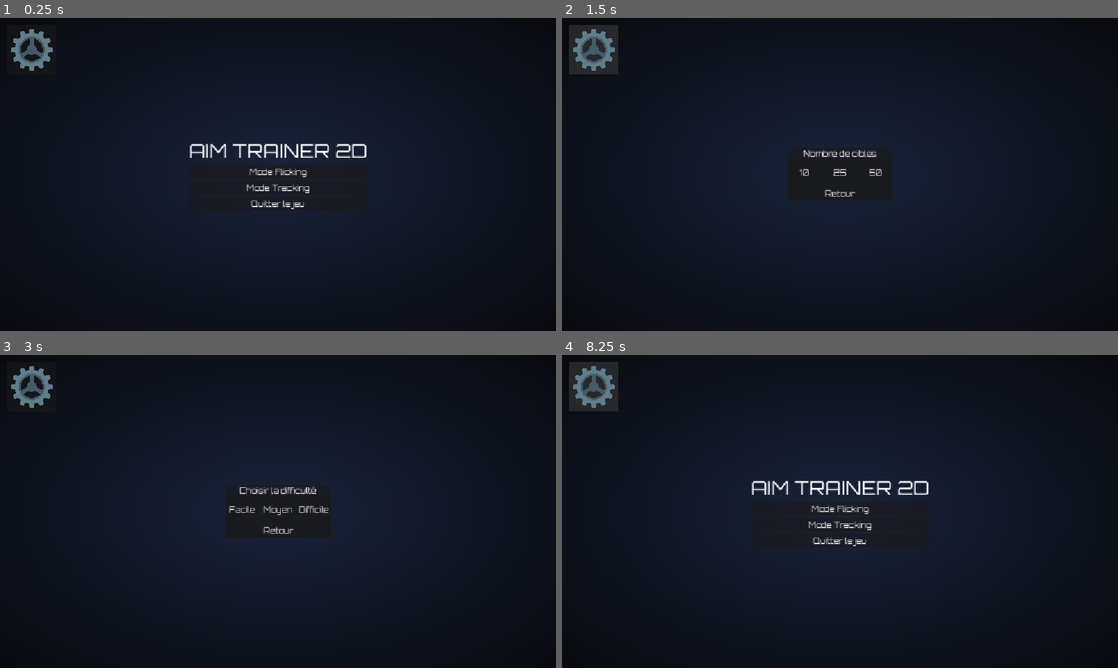
Above: before the commit, frames 1-4 (two rows, left to right).
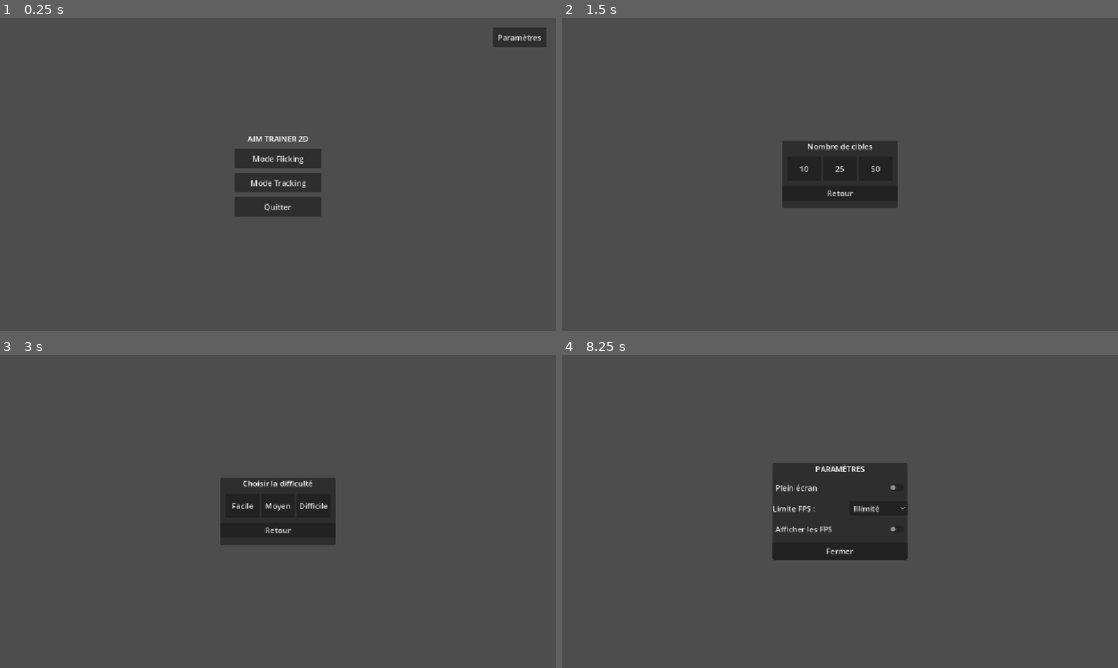
Above: after the commit, the same moments.

Repository: enflak3/trace-x
Game: Godot game, scene res://main_menu.tscn
The game is run twice, just before and just after one commit, with the same random seed, the same clock (stepped at 60 frames per second) and the same inputs.
Inputs (mouse positions are in pixels of both pictures, inside the frame that each line leads up to; where the layout moved, square brackets give the same spot in the first picture):
- Up to frame 1 (0.25 s): no input
- Up to frame 2 (1.5 s): click "Mode Flicking" at 0.5 s; click (595, 49) at 1.27 s
- Up to frame 3 (3 s): click "Retour" at 2 s; click "Mode Tracking" at 2.75 s
- Up to frame 4 (8.25 s): click "Facile" at 3.5 s; tap Enter at 4.25, 6.5 s; move the mouse to (840, 511) at 4.27 s; click (840, 511) at 4.42 s; tap Space at 5 s; move the mouse to (728, 527) at 5.02 s; click (728, 527) at 5.17 s; move the mouse to (895, 442) at 5.77 s; click (895, 442) at 5.92 s; move the mouse to (812, 574) at 6.52 s; click (812, 574) at 6.67 s; move the mouse to (1006, 558) at 7.27 s; click (1006, 558) at 7.42 s; tap Escape (ui_cancel) at 7.9 s; click (1079, 373) [595, 386] at 8 s

The runs differ from the first frame. In frame 1, 98% of the frame differs, in the area x 0-100%, y 0-100%; in frame 2, 96%; in frame 3, 96%; in frame 4, 94%.

Commit message:
restauration du panneau des paramètres et du bouton quitter
- Correction des chemins d'accès des nœuds et réorganisation de la hiérarchie dans main_menu.tscn pour séparer les éléments du panneau des paramètres.
- Mise à jour des types de nœuds (OptionButton et CheckButton) et des types statiques dans main_menu.gd.
- Rétablissement des connexions de signaux pour le bouton Quitter et l'affichage des options (plein écran, limite et affichage des FPS).

Diff:
--- a/main_menu.gd
+++ b/main_menu.gd
@@ -4,62 +4,150 @@
 @onready var main_vbox: VBoxContainer = $VBoxContainer
 @onready var btn_flick: Button = $VBoxContainer/BtnFlick
 @onready var btn_tracking: Button = $VBoxContainer/BtnTracking
+@onready var btn_settings: Button = $BtnSettings
+@onready var btn_quit: Button = $VBoxContainer/BtnQuit
 
-# Sélecteur de cibles Flick
+# Sélecteur Flick
 @onready var flick_panel: PanelContainer = $FlickSelectPanel
 @onready var btn_10: Button = $FlickSelectPanel/VBoxContainer/HBoxContainer/Btn10
 @onready var btn_25: Button = $FlickSelectPanel/VBoxContainer/HBoxContainer/Btn25
 @onready var btn_50: Button = $FlickSelectPanel/VBoxContainer/HBoxContainer/Btn50
 @onready var btn_back_flick: Button = $FlickSelectPanel/VBoxContainer/BtnBack
 
-# Sélecteur de difficulté Tracking
+# Sélecteur Tracking
 @onready var tracking_panel: PanelContainer = $TrackingSelectPanel
 @onready var btn_easy: Button = $TrackingSelectPanel/VBoxContainer/HBoxContainer/BtnEasy
 @onready var btn_medium: Button = $TrackingSelectPanel/VBoxContainer/HBoxContainer/BtnMedium
 @onready var btn_hard: Button = $TrackingSelectPanel/VBoxContainer/HBoxContainer/BtnHard
 @onready var btn_back_tracking: Button = $TrackingSelectPanel/VBoxContainer/BtnBack
 
+# Panneau Paramètres
+@onready var settings_panel: PanelContainer = $SettingsPanel
+@onready var check_fullscreen: BaseButton = $SettingsPanel/VBoxContainer/CheckFullscreen
+@onready var btn_fps_limit: OptionButton = $SettingsPanel/VBoxContainer/HBoxContainer/BtnFPSLimit
+@onready var btn_show_fps: BaseButton = $SettingsPanel/VBoxContainer/BtnShowFPS
+@onready var btn_close: Button = $SettingsPanel/VBoxContainer/BtnClose
+
+var fps_values: Array[int] = [0, 30, 60, 120, 144, 165, 240, 360]
+
 func _ready() -> void:
+	# Fallback si BtnQuit ou BtnSettings ont été placés ailleurs
+	if not btn_settings:
+		btn_settings = get_node_or_null("VBoxContainer/BtnSettings")
+	if not btn_quit:
+		btn_quit = get_node_or_null("BtnQuit")
+
 	flick_panel.visible = false
 	tracking_panel.visible = false
+	settings_panel.visible = false
 
-	# Connexions boutons du menu
+	# Connexions du menu principal
 	btn_flick.pressed.connect(_on_flick_pressed)
 	btn_tracking.pressed.connect(_on_tracking_pressed)
+	if btn_settings:
+		btn_settings.pressed.connect(_on_settings_pressed)
+	if btn_quit:
+		btn_quit.pressed.connect(func(): get_tree().quit())
 
-	# Connexions sélecteur de cibles Flick
+	# Connexions Flick
 	btn_10.pressed.connect(func(): _start_flick(10))
 	btn_25.pressed.connect(func(): _start_flick(25))
 	btn_50.pressed.connect(func(): _start_flick(50))
 	btn_back_flick.pressed.connect(_on_back_from_flick)
 
-	# Connexions sélecteur de difficulté Tracking
+	# Connexions Tracking
 	btn_easy.pressed.connect(func(): _start_tracking("easy"))
 	btn_medium.pressed.connect(func(): _start_tracking("medium"))
 	btn_hard.pressed.connect(func(): _start_tracking("hard"))
 	btn_back_tracking.pressed.connect(_on_back_from_tracking)
 
-# --- Navigation Flick ---
+	_setup_settings_ui()
+
+func _setup_settings_ui() -> void:
+	# 1. Plein écran
+	var mode = DisplayServer.window_get_mode()
+	check_fullscreen.button_pressed = (
+		mode == DisplayServer.WINDOW_MODE_FULLSCREEN or
+		mode == DisplayServer.WINDOW_MODE_EXCLUSIVE_FULLSCREEN
+	)
+	check_fullscreen.toggled.connect(_on_fullscreen_toggled)
+
+	# 2. Liste déroulante Limite FPS
+	btn_fps_limit.clear()
+	btn_fps_limit.add_item("Illimité")
+	btn_fps_limit.add_item("30 FPS")
+	btn_fps_limit.add_item("60 FPS")
+	btn_fps_limit.add_item("120 FPS")
+	btn_fps_limit.add_item("144 FPS")
+	btn_fps_limit.add_item("165 FPS")
+	btn_fps_limit.add_item("240 FPS")
+	btn_fps_limit.add_item("360 FPS")
+
+	var current_fps = Engine.max_fps
+	var idx = fps_values.find(current_fps)
+	btn_fps_limit.selected = idx if idx != -1 else 0
+	btn_fps_limit.item_selected.connect(_on_fps_selected)
+
+	# 3. Afficher les FPS
+	btn_show_fps.button_pressed = Sessionmanager.show_fps
+	btn_show_fps.toggled.connect(_on_show_fps_toggled)
+
+	# 4. Bouton Fermer
+	btn_close.pressed.connect(_on_close_settings_pressed)
+
+# --- Actions Paramètres ---
+func _on_fullscreen_toggled(toggled_on: bool) -> void:
+	if toggled_on:
+		DisplayServer.window_set_mode(DisplayServer.WINDOW_MODE_FULLSCREEN)
+	else:
+		DisplayServer.window_set_mode(DisplayServer.WINDOW_MODE_WINDOWED)
+
+func _on_fps_selected(index: int) -> void:
+	Sessionmanager.set_fps_limit(fps_values[index])
+
+func _on_show_fps_toggled(toggled_on: bool) -> void:
+	Sessionmanager.set_fps_display(toggled_on)
+
+# --- Navigation ---
+func _on_settings_pressed() -> void:
+	main_vbox.visible = false
+	if btn_settings:
+		btn_settings.visible = false
+	settings_panel.visible = true
+
+func _on_close_settings_pressed() -> void:
+	settings_panel.visible = false
+	main_vbox.visible = true
+	if btn_settings:
+		btn_settings.visible = true
+
 func _on_flick_pressed() -> void:
 	main_vbox.visible = false
+	if btn_settings:
+		btn_settings.visible = false
 	flick_panel.visible = true
 
 func _on_back_from_flick() -> void:
 	flick_panel.visible = false
 	main_vbox.visible = true
+	if btn_settings:
+		btn_settings.visible = true
 
 func _start_flick(count: int) -> void:
 	Sessionmanager.target_count_setting = count
 	get_tree().change_scene_to_file("res://Main.tscn")
 
-# --- Navigation Tracking ---
 func _on_tracking_pressed() -> void:
 	main_vbox.visible = false
+	if btn_settings:
+		btn_settings.visible = false
 	tracking_panel.visible = true
 
 func _on_back_from_tracking() -> void:
 	tracking_panel.visible = false
 	main_vbox.visible = true
+	if btn_settings:
+		btn_settings.visible = true
 
 func _start_tracking(difficulty: String) -> void:
 	Sessionmanager.tracking_difficulty = difficulty
--- a/main_menu.tscn
+++ b/main_menu.tscn
@@ -1,17 +1,6 @@
 [gd_scene format=3 uid="uid://cs4vtsvd807ms"]
 
 [ext_resource type="Script" uid="uid://c614wg7dau8a8" path="res://main_menu.gd" id="1_06t4h"]
-[ext_resource type="Texture2D" uid="uid://daryke23gue0j" path="res://gear-removebg-preview.png" id="2_7vrkn"]
-[ext_resource type="FontFile" uid="uid://dk4gl5munqf24" path="res://Orbitron-VariableFont_wght.ttf" id="2_fu7sn"]
-
-[sub_resource type="Gradient" id="Gradient_jsphu"]
-colors = PackedColorArray(0.101960786, 0.13725491, 0.22745098, 1, 0.03137255, 0.039215688, 0.05882353, 1)
-
-[sub_resource type="GradientTexture2D" id="GradientTexture2D_44saq"]
-gradient = SubResource("Gradient_jsphu")
-fill = 1
-fill_from = Vector2(0.5, 0.5)
-fill_to = Vector2(1, 1)
 
 [node name="MainMenu" type="Control"]
 layout_mode = 3
@@ -22,63 +11,54 @@
 grow_vertical = 2
 script = ExtResource("1_06t4h")
 
-[node name="TextureRect" type="TextureRect" parent="." unique_id=449185307]
-layout_mode = 1
-anchors_preset = 15
+[node name="VBoxContainer" type="VBoxContainer" parent="."]
+layout_mode = 1
+anchors_preset = 8
+anchor_left = 0.5
+anchor_top = 0.5
+anchor_right = 0.5
+anchor_bottom = 0.5
+offset_left = -90.0
+offset_top = -80.0
+offset_right = 90.0
+offset_bottom = 80.0
+grow_horizontal = 2
+grow_vertical = 2
+theme_override_constants/separation = 10
+
+[node name="Label" type="Label" parent="VBoxContainer"]
+layout_mode = 2
+text = "AIM TRAINER 2D"
+horizontal_alignment = 1
+
+[node name="BtnFlick" type="Button" parent="VBoxContainer"]
+custom_minimum_size = Vector2(180, 40)
+layout_mode = 2
+text = "Mode Flicking"
+
+[node name="BtnTracking" type="Button" parent="VBoxContainer"]
+custom_minimum_size = Vector2(180, 40)
+layout_mode = 2
+text = "Mode Tracking"
+
+[node name="BtnQuit" type="Button" parent="VBoxContainer"]
+custom_minimum_size = Vector2(180, 40)
+layout_mode = 2
+text = "Quitter"
+
+[node name="BtnSettings" type="Button" parent="."]
+layout_mode = 1
+anchors_preset = 1
+anchor_left = 1.0
 anchor_right = 1.0
-anchor_bottom = 1.0
-grow_horizontal = 2
-grow_vertical = 2
-texture = SubResource("GradientTexture2D_44saq")
-
-[node name="VBoxContainer" type="VBoxContainer" parent="." unique_id=86355285]
-layout_mode = 1
-anchors_preset = 8
-anchor_left = 0.5
-anchor_top = 0.5
-anchor_right = 0.5
-anchor_bottom = 0.5
-offset_left = -4.0
-offset_top = -23.5
-offset_right = 4.0
-offset_bottom = 23.5
-grow_horizontal = 2
-grow_vertical = 2
-
-[node name="Label" type="Label" parent="VBoxContainer"]
-layout_mode = 2
-theme_override_fonts/font = ExtResource("2_fu7sn")
-theme_override_font_sizes/font_size = 40
-text = "AIM TRAINER 2D"
-horizontal_alignment = 1
-
-[node name="BtnFlick" type="Button" parent="VBoxContainer"]
-layout_mode = 2
-theme_override_fonts/font = ExtResource("2_fu7sn")
-text = "Mode Flicking"
-
-[node name="BtnTracking" type="Button" parent="VBoxContainer"]
-layout_mode = 2
-theme_override_fonts/font = ExtResource("2_fu7sn")
-text = "Mode Tracking"
-
-[node name="BtnQuit" type="Button" parent="VBoxContainer" unique_id=2017787268]
-layout_mode = 2
-theme_override_fonts/font = ExtResource("2_fu7sn")
-text = "Quitter le jeu"
-
-[node name="BtnSettings" type="Button" parent="." unique_id=832547318]
-layout_mode = 1
-offset_left = 15.0
-offset_top = 15.0
-offset_right = 523.0
-offset_bottom = 523.0
-scale = Vector2(0.2, 0.2)
-offset_transform_enabled = true
-theme_override_fonts/font = ExtResource("2_fu7sn")
-icon = ExtResource("2_7vrkn")
-
-[node name="FlickSelectPanel" type="PanelContainer" parent="." unique_id=943096321]
+offset_left = -130.0
+offset_top = 20.0
+offset_right = -20.0
+offset_bottom = 60.0
+grow_horizontal = 0
+text = "Paramètres"
+
+[node name="FlickSelectPanel" type="PanelContainer" parent="."]
 visible = false
 layout_mode = 1
 anchors_preset = 8
@@ -86,46 +66,43 @@
 anchor_top = 0.5
 anchor_right = 0.5
 anchor_bottom = 0.5
-offset_left = -20.0
-offset_top = -20.0
-offset_right = 20.0
-offset_bottom = 20.0
+offset_left = -120.0
+offset_top = -70.0
+offset_right = 120.0
+offset_bottom = 70.0
 grow_horizontal = 2
 grow_vertical = 2
 
 [node name="VBoxContainer" type="VBoxContainer" parent="FlickSelectPanel"]
 layout_mode = 2
+theme_override_constants/separation = 10
 
 [node name="Nombre de cibles" type="Label" parent="FlickSelectPanel/VBoxContainer"]
 layout_mode = 2
-theme_override_fonts/font = ExtResource("2_fu7sn")
 text = "Nombre de cibles"
 horizontal_alignment = 1
 
 [node name="HBoxContainer" type="HBoxContainer" parent="FlickSelectPanel/VBoxContainer"]
 layout_mode = 2
+alignment = 1
 
 [node name="Btn10" type="Button" parent="FlickSelectPanel/VBoxContainer/HBoxContainer"]
 custom_minimum_size = Vector2(70, 50)
 layout_mode = 2
-theme_override_fonts/font = ExtResource("2_fu7sn")
 text = "10"
 
 [node name="Btn25" type="Button" parent="FlickSelectPanel/VBoxContainer/HBoxContainer"]
 custom_minimum_size = Vector2(70, 50)
 layout_mode = 2
-theme_override_fonts/font = ExtResource("2_fu7sn")
 text = "25"
 
 [node name="Btn50" type="Button" parent="FlickSelectPanel/VBoxContainer/HBoxContainer"]
 custom_minimum_size = Vector2(70, 50)
 layout_mode = 2
-theme_override_fonts/font = ExtResource("2_fu7sn")
 text = "50"
 
 [node name="BtnBack" type="Button" parent="FlickSelectPanel/VBoxContainer"]
 layout_mode = 2
-theme_override_fonts/font = ExtResource("2_fu7sn")
 text = "Retour"
 
 [node name="TrackingSelectPanel" type="PanelContainer" parent="."]
@@ -136,94 +113,91 @@
 anchor_top = 0.5
 anchor_right = 0.5
 anchor_bottom = 0.5
-offset_left = -20.0
-offset_top = -20.0
-offset_right = 20.0
-offset_bottom = 20.0
+offset_left = -120.0
+offset_top = -70.0
+offset_right = 120.0
+offset_bottom = 70.0
 grow_horizontal = 2
 grow_vertical = 2
 
 [node name="VBoxContainer" type="VBoxContainer" parent="TrackingSelectPanel"]
 layout_mode = 2
+theme_override_constants/separation = 10
 
 [node name="Choisir la difficulte" type="Label" parent="TrackingSelectPanel/VBoxContainer"]
 layout_mode = 2
-theme_override_fonts/font = ExtResource("2_fu7sn")
 text = "Choisir la difficulté"
 horizontal_alignment = 1
 
 [node name="HBoxContainer" type="HBoxContainer" parent="TrackingSelectPanel/VBoxContainer"]
 layout_mode = 2
+alignment = 1
 
 [node name="BtnEasy" type="Button" parent="TrackingSelectPanel/VBoxContainer/HBoxContainer"]
 custom_minimum_size = Vector2(70, 50)
 layout_mode = 2
-theme_override_fonts/font = ExtResource("2_fu7sn")
 text = "Facile"
 
 [node name="BtnMedium" type="Button" parent="TrackingSelectPanel/VBoxContainer/HBoxContainer"]
 custom_minimum_size = Vector2(70, 50)
 layout_mode = 2
-theme_override_fonts/font = ExtResource("2_fu7sn")
 text = "Moyen"
 
 [node name="BtnHard" type="Button" parent="TrackingSelectPanel/VBoxContainer/HBoxContainer"]
 custom_minimum_size = Vector2(70, 50)
 layout_mode = 2
-theme_override_fonts/font = ExtResource("2_fu7sn")
 text = "Difficile"
 
 [node name="BtnBack" type="Button" parent="TrackingSelectPanel/VBoxContainer"]
 layout_mode = 2
-theme_override_fonts/font = ExtResource("2_fu7sn")
 text = "Retour"
 
-[node name="SettingsPanel" type="PanelContainer" parent="." unique_id=117764600]
+[node name="SettingsPanel" type="PanelContainer" parent="."]
 visible = false
-layout_mode = 1
-anchors_preset = 8
-anchor_left = 0.5
-anchor_top = 0.5
-anchor_right = 0.5
-anchor_bottom = 0.5
-offset_left = -20.0
-offset_top = -20.0
-offset_right = 20.0
-offset_bottom = 20.0
+custom_minimum_size = Vector2(280, 200)
+layout_mode = 1
+anchors_preset = 8
+anchor_left = 0.5
+anchor_top = 0.5
+anchor_right = 0.5
+anchor_bottom = 0.5
+offset_left = -140.0
+offset_top = -100.0
+offset_right = 140.0
+offset_bottom = 100.0
 grow_horizontal = 2
 grow_vertical = 2
 
 [node name="VBoxContainer" type="VBoxContainer" parent="SettingsPanel"]
 layout_mode = 2
+theme_override_constants/separation = 12
 
 [node name="Label" type="Label" parent="SettingsPanel/VBoxContainer"]
 layout_mode = 2
-theme_override_fonts/font = ExtResource("2_fu7sn")
 text = "PARAMÈTRES"
 horizontal_alignment = 1
 
-[node name="CheckFullscreen" type="CheckButton" parent="SettingsPanel/VBoxContainer" unique_id=1894645687]
-layout_mode = 2
-theme_override_fonts/font = ExtResource("2_fu7sn")
+[node name="CheckFullscreen" type="CheckButton" parent="SettingsPanel/VBoxContainer"]
+layout_mode = 2
 text = "Plein écran"
 
-[node name="HBoxContainer" type="HBoxContainer" parent="SettingsPanel/VBoxContainer" unique_id=343986641]
-layout_mode = 2
-
-[node name="BtnFPSLimit" type="Button" parent="SettingsPanel/VBoxContainer/HBoxContainer"]
-layout_mode = 2
-theme_override_fonts/font = ExtResource("2_fu7sn")
-text = "Limite FPS : "
-
-[node name="BtnShowFPS" type="Button" parent="SettingsPanel/VBoxContainer/HBoxContainer"]
-layout_mode = 2
-theme_override_fonts/font = ExtResource("2_fu7sn")
+[node name="HBoxContainer" type="HBoxContainer" parent="SettingsPanel/VBoxContainer"]
+layout_mode = 2
+
+[node name="Label" type="Label" parent="SettingsPanel/VBoxContainer/HBoxContainer"]
+layout_mode = 2
+size_flags_horizontal = 3
+text = "Limite FPS :"
+
+[node name="BtnFPSLimit" type="OptionButton" parent="SettingsPanel/VBoxContainer/HBoxContainer"]
+custom_minimum_size = Vector2(120, 0)
+layout_mode = 2
+
+[node name="BtnShowFPS" type="CheckButton" parent="SettingsPanel/VBoxContainer"]
+layout_mode = 2
 text = "Afficher les FPS"
 
 [node name="BtnClose" type="Button" parent="SettingsPanel/VBoxContainer"]
-layout_mode = 2
-theme_override_fonts/font = ExtResource("2_fu7sn")
+custom_minimum_size = Vector2(0, 36)
+layout_mode = 2
 text = "Fermer"
-
-[connection signal="pressed" from="VBoxContainer/BtnFlick" to="." method="_on_btn_flick_pressed"]
-[connection signal="pressed" from="VBoxContainer/BtnTracking" to="." method="_on_btn_tracking_pressed"]
--- a/sessionmanager.gd
+++ b/sessionmanager.gd
@@ -28,13 +28,10 @@
 }
 
 var history: Array = []
-
-# Overlay FPS global
 var fps_label: Label = null
 var show_fps: bool = false
 
 func _ready() -> void:
-	# CanvasLayer indépendant pour que l'overlay reste par-dessus toutes les scènes
 	var canvas_layer = CanvasLayer.new()
 	canvas_layer.layer = 128
 	add_child(canvas_layer)
